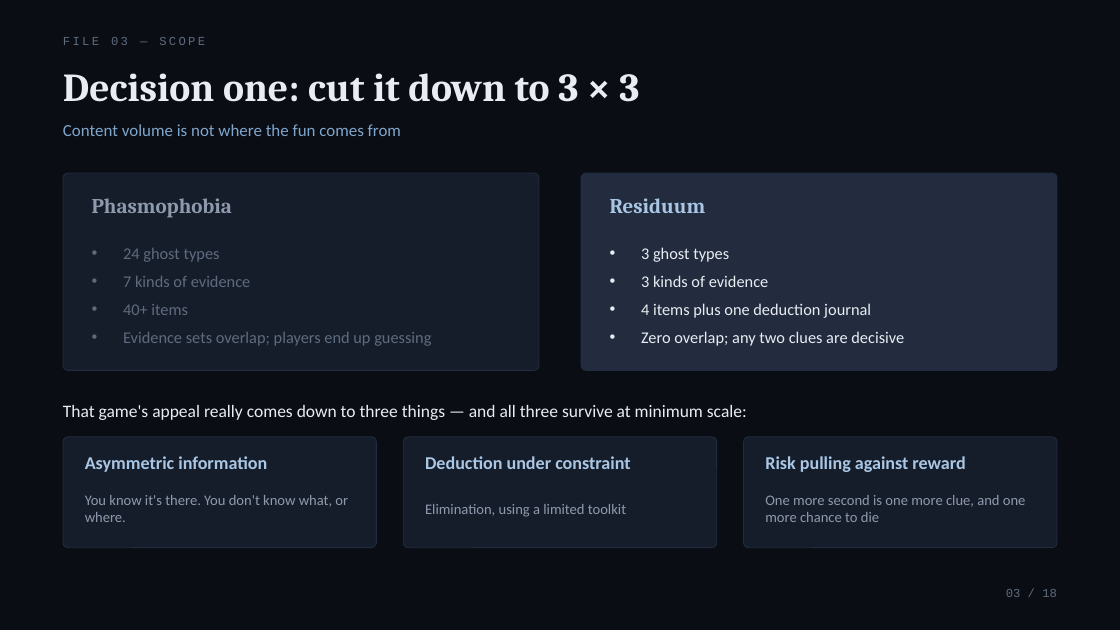
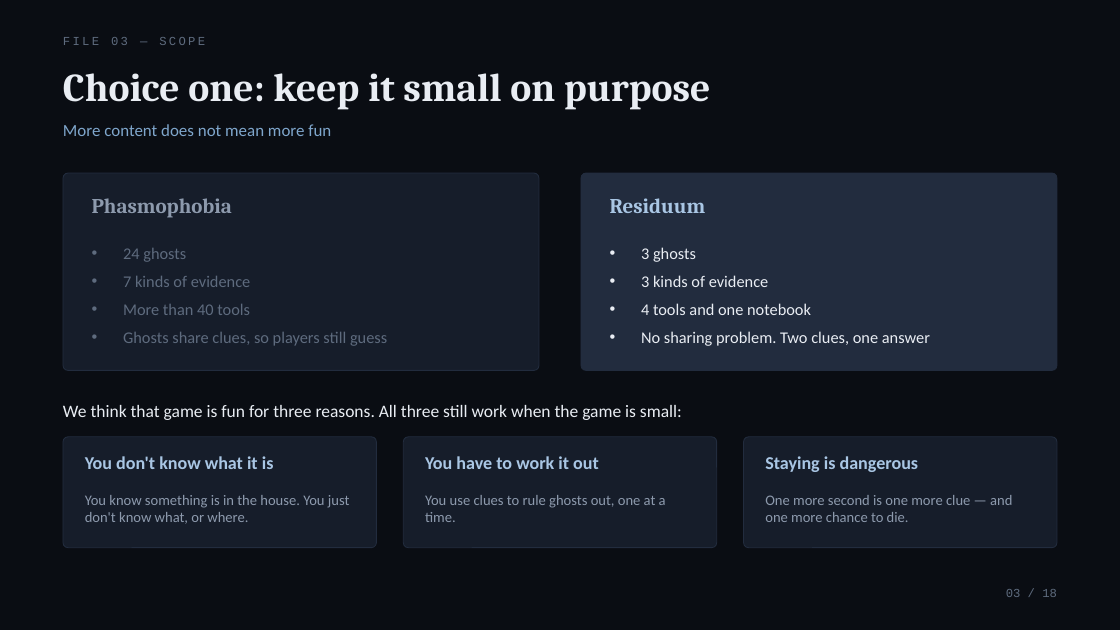
Before and after one commit to chyh106504480-byte/RESIDUUM, a slide deck: slide 3 of Docs/decks/RESIDUUM_Final_EN.pptx. Drawn at 1120x630 pixels with LibreOffice and Linux fonts; fonts in the diff are those of the drawing. Boxes give left, top, right and bottom in pixels: in the first picture for what was removed or moved away, otherwise in the second. Text is boxed around its words. In the diff, an @@ line names an element or a change of style, - is before the commit and + after.

```diff
--- a/Docs/decks/RESIDUUM_Final_EN.pptx
+++ b/Docs/decks/RESIDUUM_Final_EN.pptx
@@ text at <box>63,73,710,110</box>: text changed @@
-Decision one: cut it down to 3 × 3
+Choice one: keep it small on purpose
@@ text at <box>63,124,331,136</box>: text changed @@
-Content volume is not where the fun comes from
+More content does not mean more fun
@@ text at <box>123,248,186,262</box>: text changed @@
-• 24 ghost types
+• 24 ghosts
@@ text at <box>641,247,696,262</box>: text changed @@
-• 3 ghost types
+• 3 ghosts
@@ text at <box>123,304,387,346</box>: text changed @@
-• 40+ items
-• Evidence sets overlap; players end up guessing
+• More than 40 tools
+• Ghosts share clues, so players still guess
@@ text at <box>641,303,930,346</box>: text changed @@
-• 4 items plus one deduction journal
-• Zero overlap; any two clues are decisive
+• 4 tools and one notebook
+• No sharing problem. Two clues, one answer
@@ text at <box>63,405,682,420</box>: text changed @@
-That game's appeal really comes down to three things — and all three survive at minimum scale:
+We think that game is fun for three reasons. All three still work when the game is small:
@@ text at <box>85,456,274,469</box>: text changed @@
-Asymmetric information
+You don't know what it is
@@ text at <box>425,456,599,469</box>: text changed @@
-Deduction under constraint
+You have to work it out
@@ text at <box>765,456,919,472</box>: text changed @@
-Risk pulling against reward
+Staying is dangerous
@@ text at <box>85,495,350,524</box>: text changed @@
-You know it's there. You don't know what, or where.
+You know something is in the house. You just don't know what, or where.
@@ text at <box>425,495,666,522</box>: text changed @@
-Elimination, using a limited toolkit
+You use clues to rule ghosts out, one at a time.
@@ text at <box>765,495,1012,522</box>: text changed @@
-One more second is one more clue, and one more chance to die
+One more second is one more clue — and one more chance to die.
```
Also in this commit, not shown: 17 other slides changed, 6 other files.
